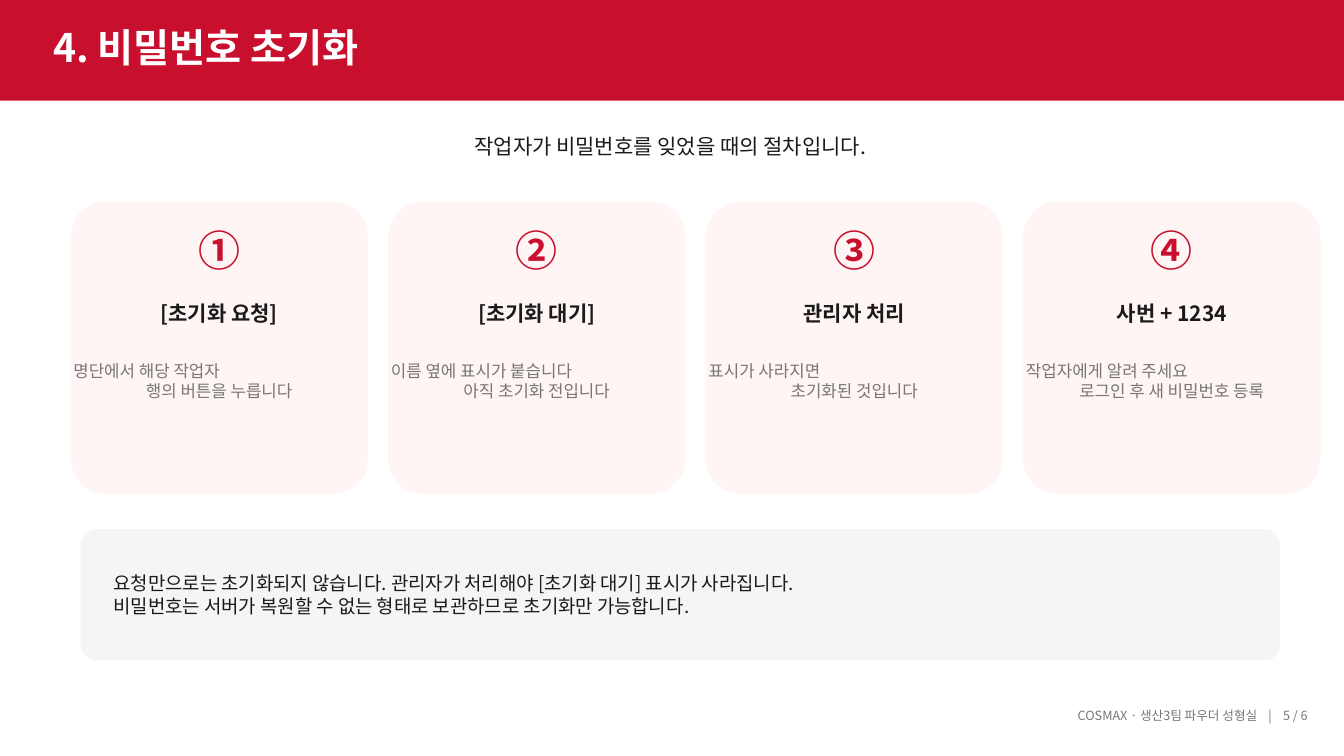
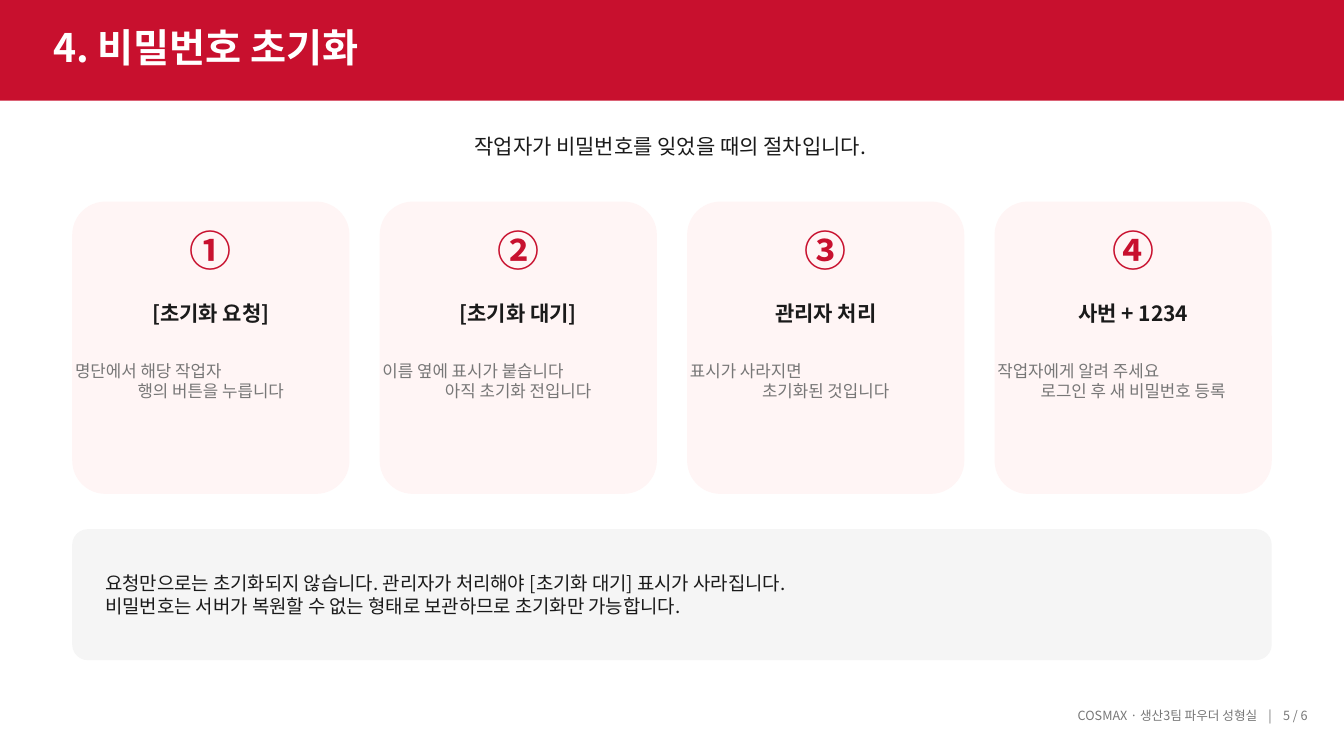
Before and after one commit to djlee-cosmax/Vacation-Permit-Auto-System, a slide deck: slide 5 of docs/휴가증 자동 반영 프로그램 안내 (서무용).pptx. Drawn at 1344x756 pixels with LibreOffice and Linux fonts; fonts in the diff are those of the drawing. Boxes give left, top, right and bottom in pixels: in the first picture for what was removed or moved away, otherwise in the second. Text is boxed around its words. In the diff, an @@ line names an element or a change of style, - is before the commit and + after.

```diff
--- a/docs/휴가증 자동 반영 프로그램 안내 (서무용).pptx
+++ b/docs/휴가증 자동 반영 프로그램 안내 (서무용).pptx
@@ rounded rectangle: place and size @@
-rounded rectangle at (71,202,368,494)
+rounded rectangle at (73,202,350,494)
@@ rounded rectangle: place and size @@
-rounded rectangle at (388,202,686,494)
+rounded rectangle at (380,202,657,494)
@@ rounded rectangle: place and size @@
-rounded rectangle at (706,202,1003,494)
+rounded rectangle at (688,202,965,494)
@@ rounded rectangle: place and size @@
-rounded rectangle at (1023,202,1321,494)
+rounded rectangle at (995,202,1272,494)
@@ text "①": place and size @@
-text "①" at (198,230,240,270)
+text "①" at (190,230,232,270)
@@ text "②": place and size @@
-text "②" at (516,230,558,270)
+text "②" at (497,230,539,270)
@@ text "③": place and size @@
-text "③" at (833,230,875,270)
+text "③" at (805,230,847,270)
@@ text "④": place and size @@
-text "④" at (1151,230,1193,270)
+text "④" at (1112,230,1154,270)
@@ text "[초기화 요청]": place and size @@
-text "[초기화 요청]" at (161,303,278,325)
+text "[초기화 요청]" at (152,303,270,325)
@@ text "[초기화 대기]": place and size @@
-text "[초기화 대기]" at (478,303,596,325)
+text "[초기화 대기]" at (460,303,577,325)
@@ text "관리자 처리": place and size @@
-text "관리자 처리" at (804,303,905,323)
+text "관리자 처리" at (775,303,877,323)
@@ text "사번 + 1234": place and size @@
-text "사번 + 1234" at (1117,303,1227,323)
+text "사번 + 1234" at (1078,303,1189,323)
@@ text "명단에서 해당 작업자 행의 버튼을 ..." rewrapped from (73,363,293,399) to (75,363,284,399) @@
@@ text "이름 옆에 표시가 붙습니다 아직 ..." rewrapped from (391,363,610,399) to (382,363,592,399) @@
@@ text "표시가 사라지면 초기화된 것입니다" rewrapped from (708,363,918,399) to (690,363,889,399) @@
@@ text "작업자에게 알려 주세요 로그인 후 ..." rewrapped from (1026,363,1264,399) to (997,363,1226,399) @@
@@ rounded rectangle: place and size @@
-rounded rectangle at (81,529,1280,660)
+rounded rectangle at (73,529,1272,660)
@@ text "요청만으로는 초기화되지 않습니다. 관리자가 처리해야 ...": place and size @@
-text "요청만으로는 초기화되지 않습니다. 관리자가 처리해야 ..." at (114,574,794,615)
+text "요청만으로는 초기화되지 않습니다. 관리자가 처리해야 ..." at (105,574,785,615)
```
Also in this commit, not shown: 4 other slides changed, 1 other file.
